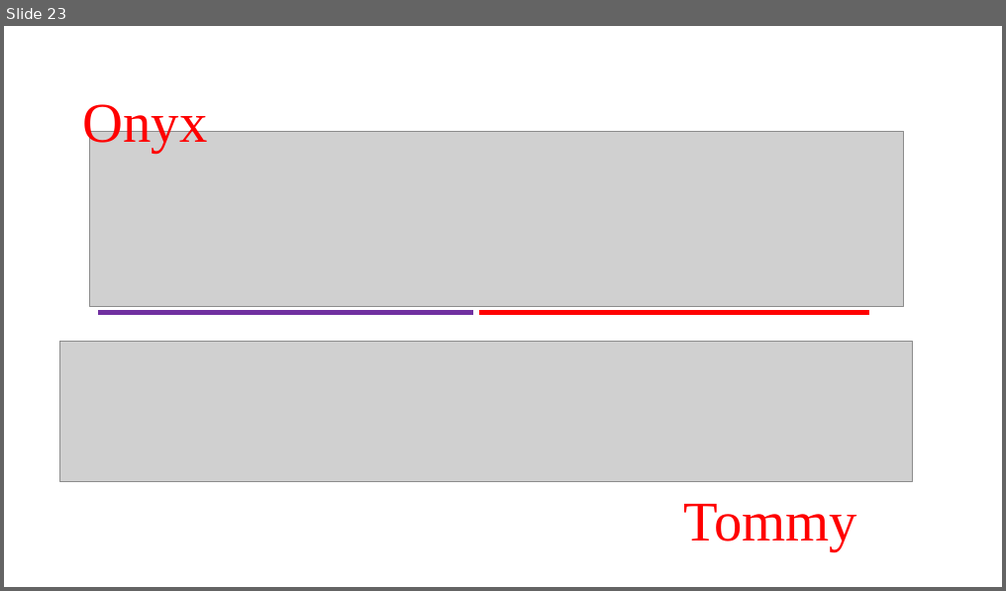
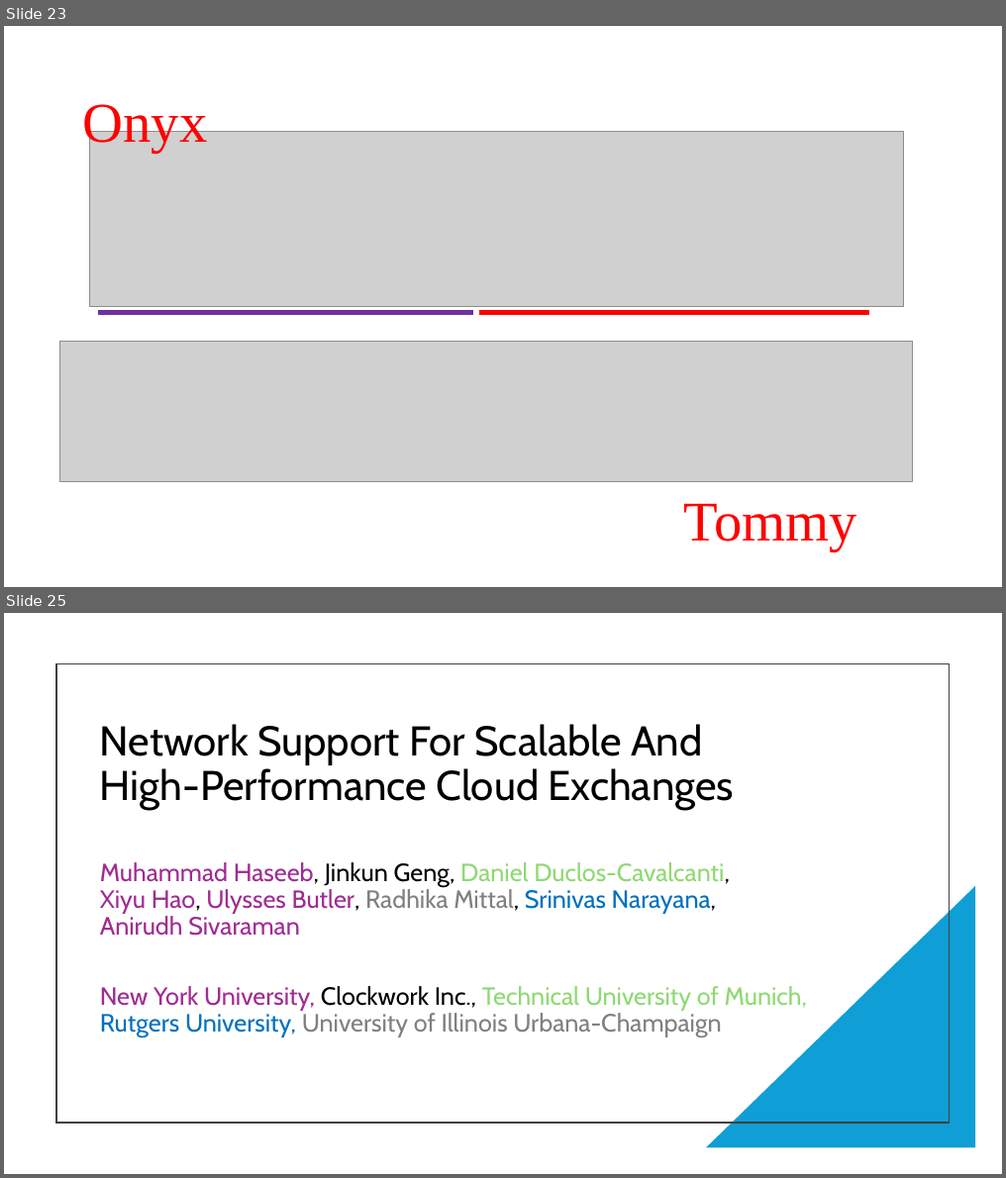
Before and after one commit to HaseebLUMS/Onyx-Presentation, a slide deck: thesis-latency-fairness.pptx. Shown one above the other, each under a label of ours: slide 23 before the commit, slides 23 and 25 after it; the slides between them are not shown. The pictures are 1006x591 and 1006x1178 pixels, drawn with LibreOffice and Linux fonts; fonts in the diff are those of the drawing; grey boxes stand for pictures. Boxes give left, top, right and bottom in pixels: in the first picture for what was removed or moved away, otherwise in the second. Text is boxed around its words. In the diff, an @@ line names an element or a change of style, - is before the commit and + after.

Commit message:
update presentation

```diff
--- a/thesis-latency-fairness.pptx
+++ b/thesis-latency-fairness.pptx
@@ slide 25 added at <box>4,613,1002,1174</box>, background #FFFFFF @@
@@ rectangle added at <box>56,663,949,1123</box>, outline #404040 1.5 pt @@
@@ title added at <box>100,724,735,810</box>, 40 pt, text #000000 @@
+Network Support For Scalable And High-Performance Cloud Exchanges
@@ text added at <box>100,862,730,936</box>, 24 pt, text #A02B93 @@
+Muhammad Haseeb, Jinkun Geng, Daniel Duclos-Cavalcanti, Xiyu Hao, Ulysses Butler, Radhika Mittal, Srinivas Narayana, Anirudh Sivaraman
@@ right triangle added at <box>706,886,976,1149</box>, fill #0F9ED5 @@
@@ text added at <box>100,986,807,1039</box>, 24 pt, text #808080 @@
+New York University, Clockwork Inc., Technical University of Munich, Rutgers University, University of Illinois Urbana-Champaign
```
Also in this commit, not shown: 75 other slides added, 1 other file.
